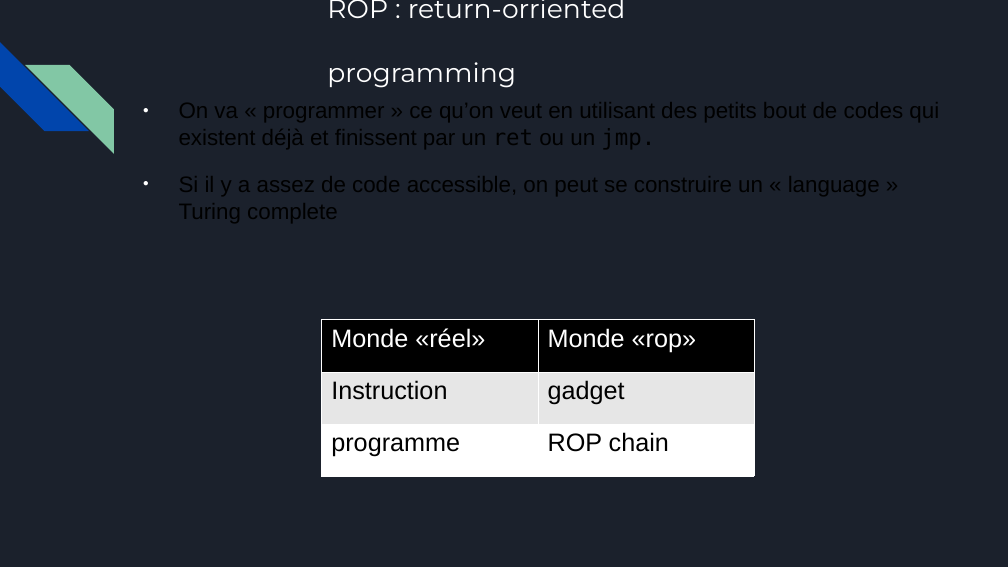
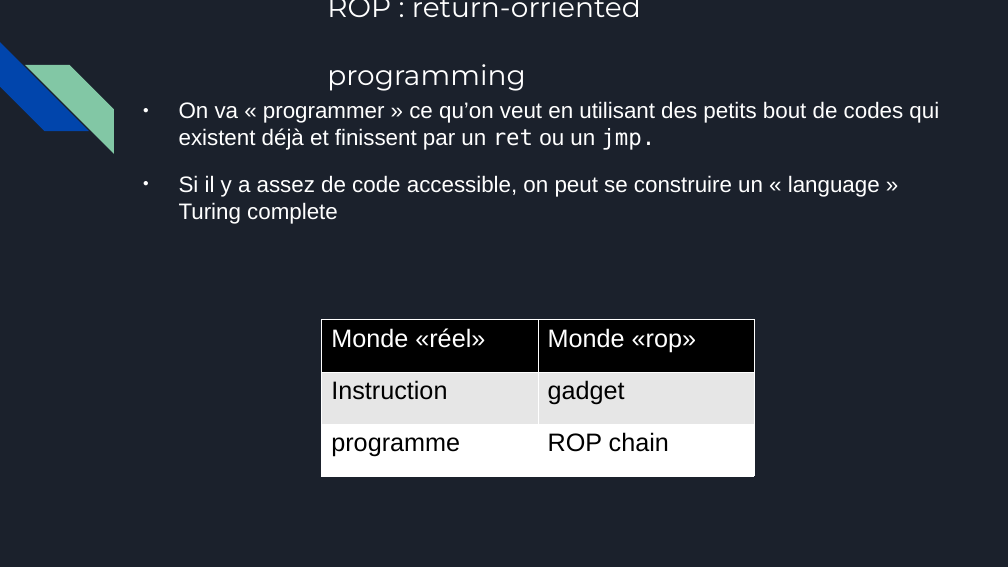
Before and after one commit to azazhe1/Workshop_pwn, a slide deck: slide 13 of Binary_Exploit.pptx. Drawn at 1008x567 pixels with LibreOffice and Linux fonts; fonts in the diff are those of the drawing. Boxes give left, top, right and bottom in pixels: in the first picture for what was removed or moved away, otherwise in the second. Text is boxed around its words. In the diff, an @@ line names an element or a change of style, - is before the commit and + after.

```diff
--- a/Binary_Exploit.pptx
+++ b/Binary_Exploit.pptx
@@ text "ROP : return-orriented programming" at (327,0,641,91): size 19 to 20.1 pt @@
@@ text added at (179,101,939,224), 16 pt, text #FFFFFF @@
+● On va « programmer » ce qu’on veut en utilisant des petits bout de codes qui existent déjà et finissent par un ret ou un jmp.
+● Si il y a assez de code accessible, on peut se construire un « language » Turing complete
```
Also in this commit, not shown: 12 other slides changed, 16 other files.
